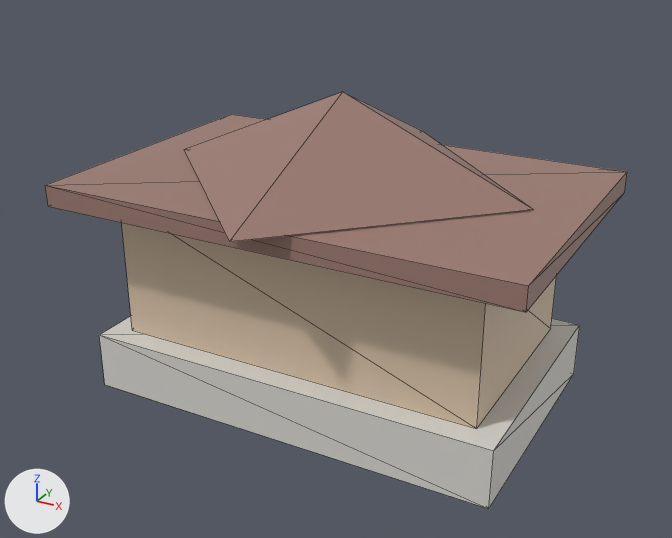
Renders of the glTF model public/studio/v2.15.0/d_hanok/model.glb from each side of a commit.
Both versions are drawn from a 50 mm camera at (3.46, -6.41, 4.27) aimed at (0.01, -0.12, 1.13). Arrows for +X, +Y and +Z are at lower left; the lights stay in place. The older version comes first. Mesh edges are drawn as thin lines. Where no turn or scale is listed for an object, it has been applied to the vertices.

The first picture shows 'part0', 'part1', 'part2', 'part3'.
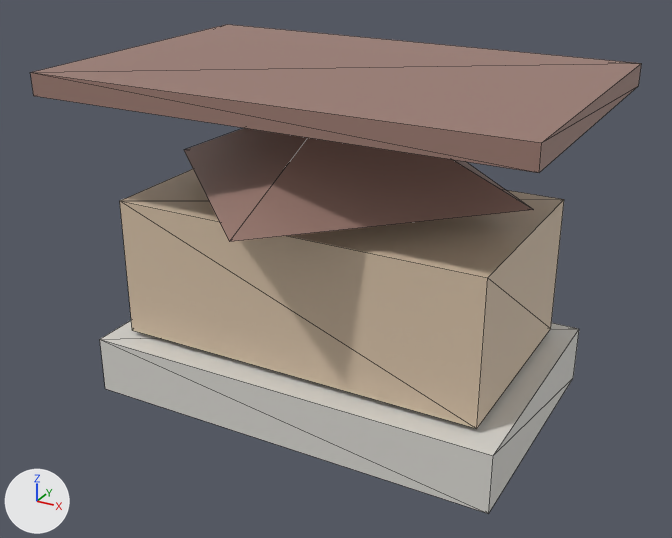
Boxes (x1, y1, x2, y2) around the edits, measured in the pictures (672 x 538 px):
'part2', moved
    before: (45, 114, 627, 312)
    after: (30, 24, 642, 173)
'part0', moved
    before: (99, 316, 580, 509)
    after: (100, 321, 579, 514)

What changed in the scene script:
```text
Change me_geometry_0:
    used by ob_part0; location = (0.0, 0.0, 0.0)
    remove me_geometry_0.from_pydata(...)  # 8 vertices, 12 faces; spans x -1.8..1.8, y -1.1..1.1, z 0.0..0.5
    add me_geometry_0.from_pydata(...)  # 8 vertices, 12 faces; spans x -1.8..1.8, y -1.1..1.1, z -0.04..0.46
    me_geometry_0 part 1: the whole mesh is moved by (0.0, 0.0, -0.04)
Change me_geometry_2:
    used by ob_part2; location = (0.0, 0.0, 0.0)
    remove me_geometry_2.from_pydata(...)  # 8 vertices, 12 faces; spans x -2.0..2.0, y -1.3..1.3, z 1.71..1.89
    add me_geometry_2.from_pydata(...)  # 8 vertices, 12 faces; spans x -2.0..2.0, y -1.3..1.3, z 2.61..2.79
    me_geometry_2 part 2: the whole mesh is moved by (0.0, 0.0, 0.9)
```
